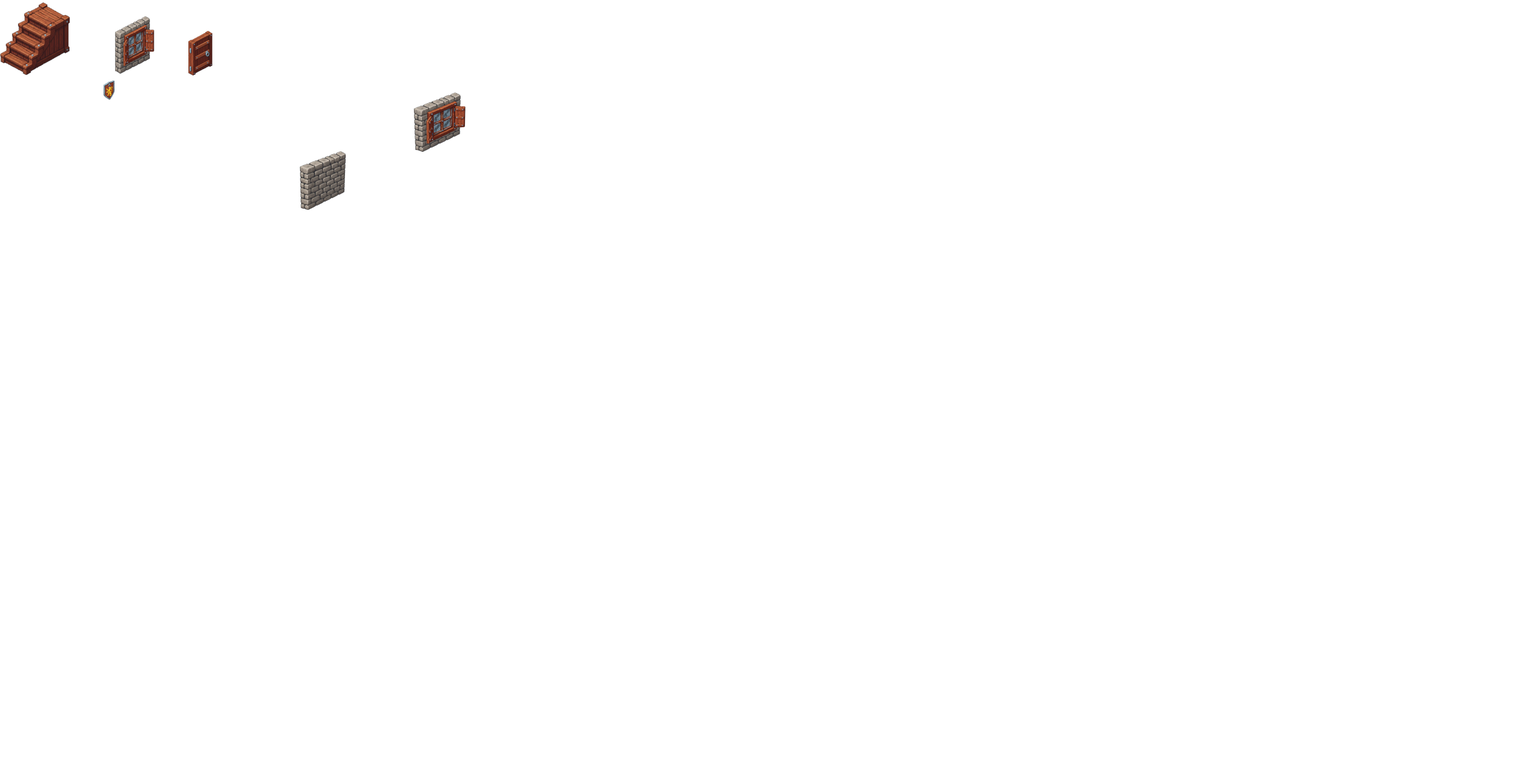
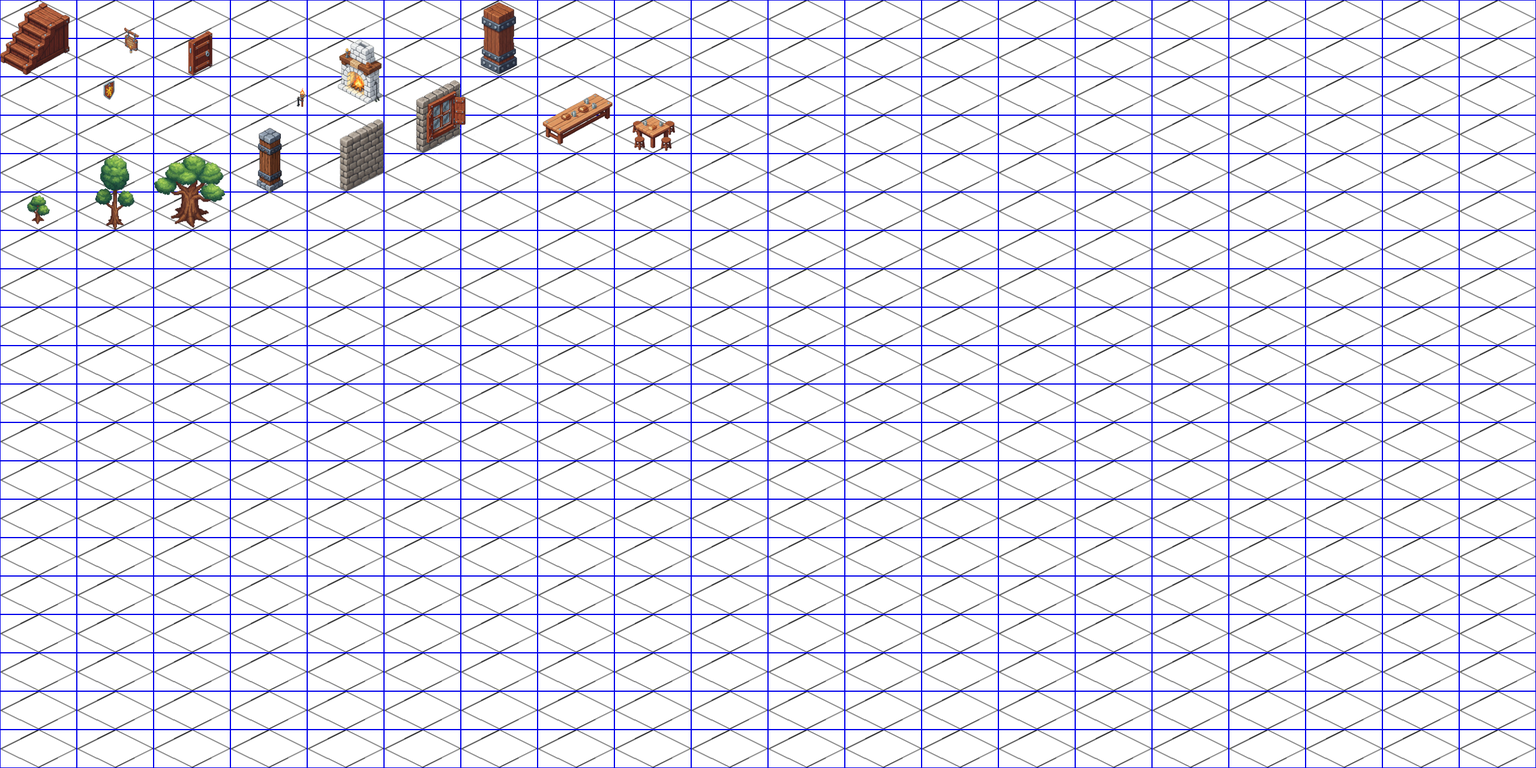
Comparing the layer stacks of the two 1536 x 768 images. Changes:
added layer "tree 2" above "door" over [153, 155, 226, 228]
removed layer "Gemini_Generated_Image_klcomtklcomtklco.png copy #1" over [413, 92, 466, 153]
added layer "tree 1" above "wallR window" over [94, 155, 135, 231]
added layer "wallR window" above "Gemini_Generated_Image_r74wd6r74wd6r74w.png copy" over [415, 79, 476, 155]
added layer "Gemini_Generated_Image_r74wd6r74wd6r74w.png copy" above "Gemini_Generated_Image_iepq2xiepq2xiepq.png copy" over [256, 127, 284, 194]
renamed "Gemini_Generated_Image_klcomtklcomtklco.png copy" to "Gemini_Generated_Image_iepq2xiepq2xiepq.png copy", painted on it over [114, 16, 155, 74]
added layer "Gemini_Generated_Image_hri6c9hri6c9hri6.png copy" above "Gemini_Generated_Image_r0o8xnr0o8xnr0o8.png copy" over [296, 87, 305, 107]
added layer "Gemini_Generated_Image_r0o8xnr0o8xnr0o8.png copy" above "Gemini_Generated_Image_6mzllo6mzllo6mzl.png copy #1" over [480, 2, 518, 75]
added layer "Gemini_Generated_Image_6mzllo6mzllo6mzl.png copy #1" above "Gemini_Generated_Image_6mzllo6mzllo6mzl.png copy" over [632, 116, 675, 152]
added layer "Gemini_Generated_Image_dg0bphdg0bphdg0b.png copy" above "fireplace" over [542, 93, 613, 145]
added layer "fireplace" above "Gemini_Generated_Image_6d1cny6d1cny6d1c.png copy" over [336, 39, 389, 105]
added layer "Gemini_Generated_Image_6d1cny6d1cny6d1c.png copy" above "wallR" over [26, 194, 50, 225]
added layer "wallR" above "decor1" over [339, 118, 388, 192]
renamed "Gemini_Generated_Image_fqyzx9fqyzx9fqyz.png copy" to "grid copy", moved it above "sizing copy #1", painted on it over [0, 0, 1536, 768]
showed "sizing copy #1" over [0, 0, 1536, 768]
